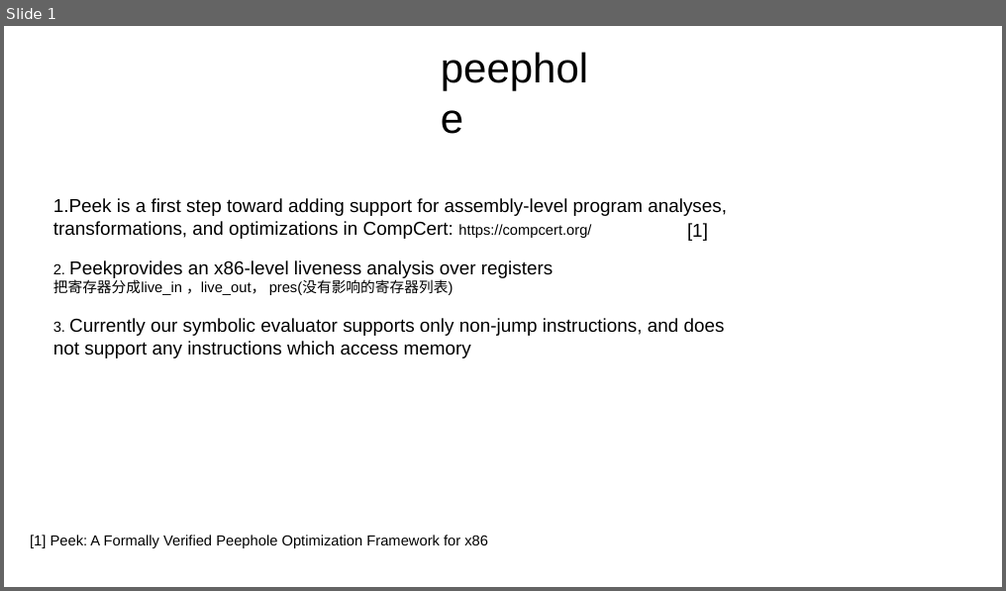
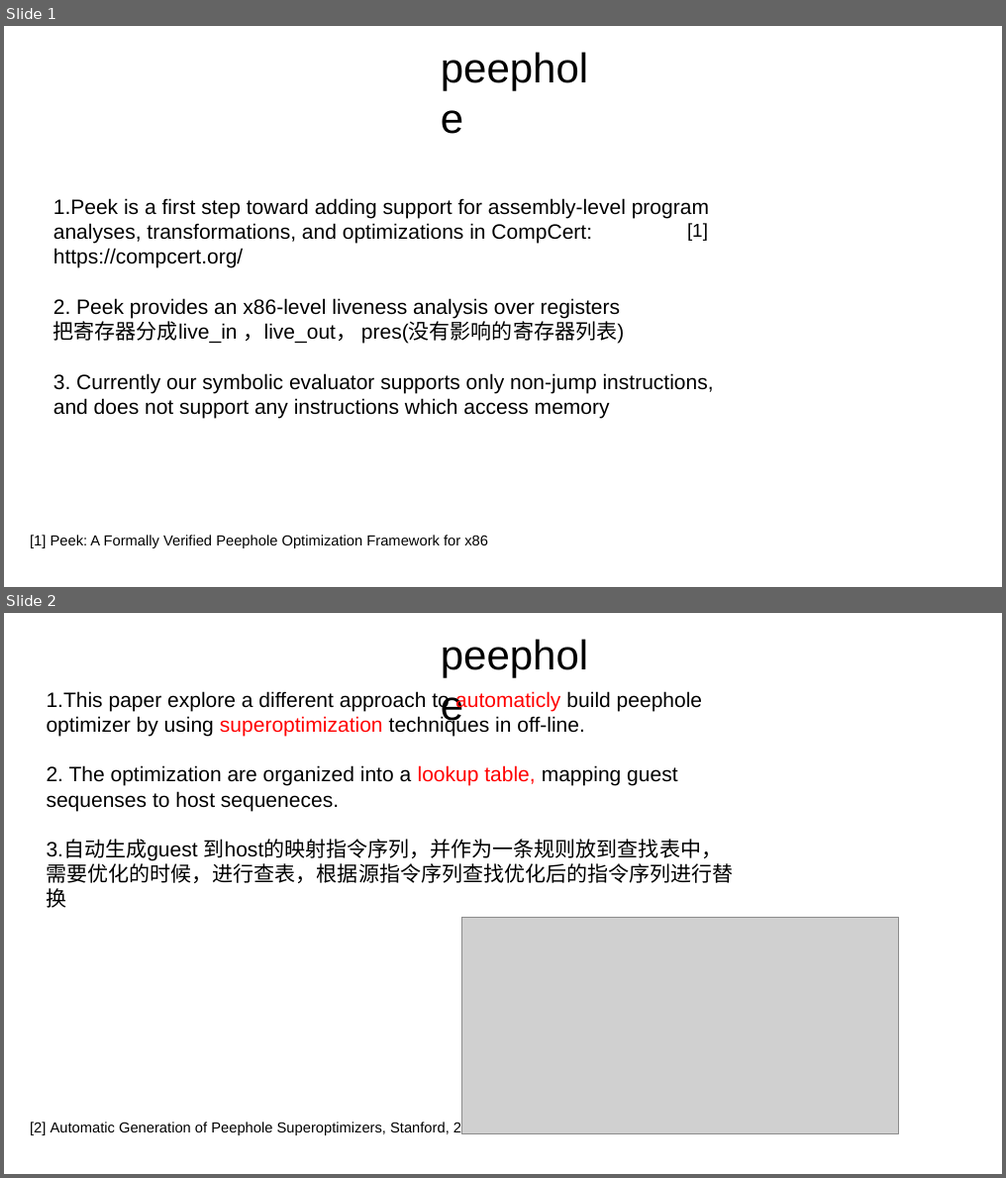
Before and after one commit to maktiny/Maktiny.github.io, a slide deck: docs/lab_material/peephole.pptx. Shown one above the other, each under a label of ours: slide 1 before the commit, slides 1 and 2 after it. The pictures are 1006x591 and 1006x1178 pixels, drawn with LibreOffice and Linux fonts; fonts in the diff are those of the drawing; grey boxes stand for pictures. Boxes give left, top, right and bottom in pixels: in the first picture for what was removed or moved away, otherwise in the second. Text is boxed around its words. In the diff, an @@ line names an element or a change of style, - is before the commit and + after.

Commit message:
add memory_manage0.md and peephole.ppt

```diff
--- a/docs/lab_material/peephole.pptx
+++ b/docs/lab_material/peephole.pptx
@@ slide 2 added at box(4, 613, 1002, 1174), background #FFFFFF @@
@@ text added at box(47, 691, 734, 883), 20 pt, text #000000 @@
+1.This paper explore a different approach to automaticly build peephole optimizer by using superoptimization techniques in off-line.
+2. The optimization are organized into a lookup table, mapping guest sequenses to host sequeneces.
+3.自动生成guest 到host的映射指令序列，并作为一条规则放到查找表中，需要优化的时候，进行查表，根据源指令序列查找优化后的指令序列进行替换
@@ text added at box(617, 691, 702, 711), 40 pt, text #000000 @@
+peephole
@@ picture added at box(462, 917, 899, 1134) @@
@@ text added at box(30, 1121, 486, 1136), 14 pt, text #000000 @@
+[2] Automatic Generation of Peephole Superoptimizers, Stanford, 2006
@@ slide 1 changed as well @@
@@ text at box(54, 198, 714, 418): size 18 to 20 pt in "1.Peek is a first step toward adding ...", "Currently our symbolic evaluator supports only non-jump ..."; size 14 to 20 pt in "https://compcert.org/", "把寄存器分成live_in ，live_out， pres(没有影响的寄存器列表)", "3." @@
@@ text at box(54, 298, 621, 318): text changed; size 18 to 20 pt @@
-2. Peekprovides an x86-level liveness analysis over registers
+2. Peek provides an x86-level liveness analysis over registers
```
Also in this commit, not shown: 1 other slide added, 3 other files.
